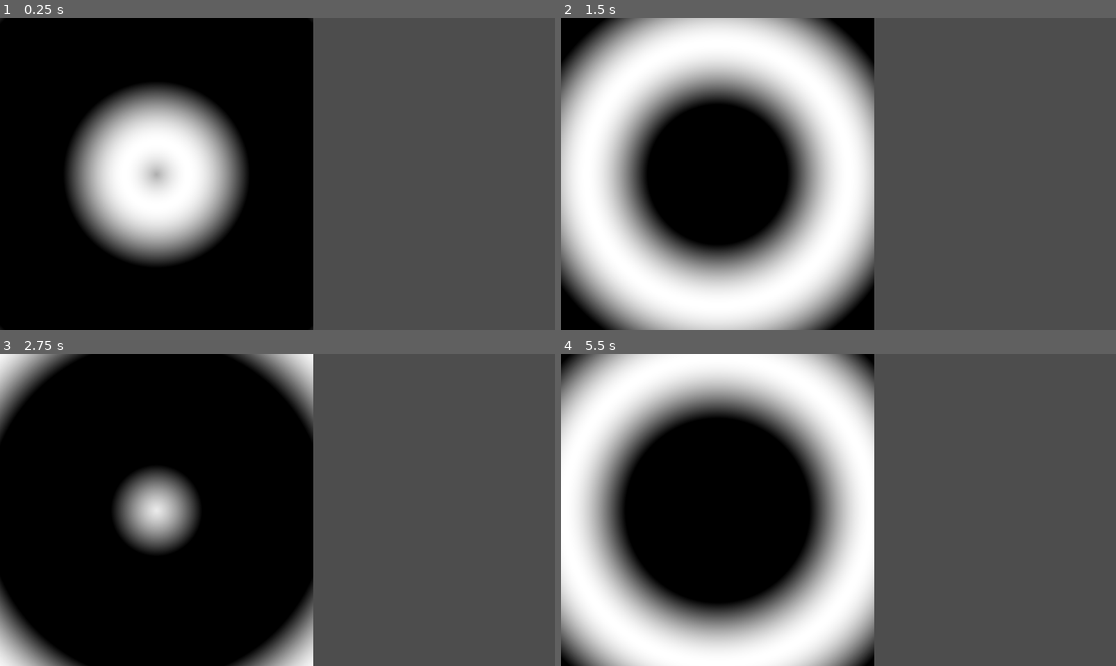
Above: before the commit, frames 1-4 (two rows, left to right).
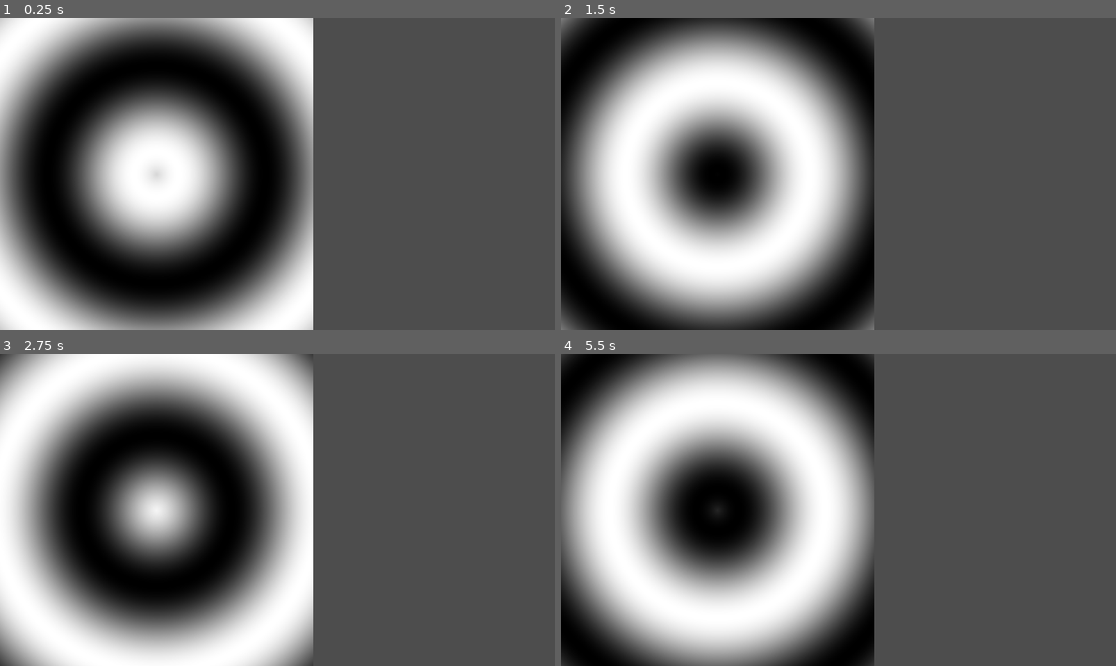
Above: after the commit, the same moments.

Repository: K2mies/Blasma-project
Game: Godot game, scene res://Scenes/Blasma02.tscn
Same seed, same stepped clock (60 frames per second), same inputs: the game is played once before the commit and once after it. This scene is started directly instead of the project's main scene.
Inputs (mouse positions are in pixels of both pictures, inside the frame that each line leads up to):
- Up to frame 1 (0.25 s): no input
- Up to frame 2 (1.5 s): move the mouse to (960, 158) at 0.52 s; move the mouse to (727, 189) at 1.27 s
- Up to frame 3 (2.75 s): move the mouse to (333, 441) at 2.02 s
- Up to frame 4 (5.5 s): move the mouse to (810, 572) at 2.77 s; move the mouse to (1005, 556) at 3.52 s; move the mouse to (672, 463) at 4.27 s; move the mouse to (866, 510) at 5.02 s

The runs differ from the first frame. In frame 1, 36% of the frame differs, in the area x 0-57%, y 0-100%; in frame 2, 51%; in frame 3, 46%; in frame 4, 50%.

Commit message:
succesfully mixed two radial waves also fixed a quirk in the code where * value + value is required

Diff:
--- a/Scenes/Blasma02.tscn
+++ b/Scenes/Blasma02.tscn
@@ -5,7 +5,7 @@
 [sub_resource type="ShaderMaterial" id="ShaderMaterial_wul80"]
 shader = ExtResource("1_b4rxa")
 shader_parameter/uv_scale = 20.0
-shader_parameter/ring_density = 0.4
+shader_parameter/ring_density = 0.57
 shader_parameter/center_offset_x = 10.0
 shader_parameter/center_offset_y = 10.0
 shader_parameter/speed = 3.0
--- a/Scenes/Blasma03.tscn
+++ b/Scenes/Blasma03.tscn
@@ -4,12 +4,12 @@
 
 [sub_resource type="ShaderMaterial" id="ShaderMaterial_lego1"]
 shader = ExtResource("1_6etgm")
-shader_parameter/speed = 4.93
+shader_parameter/speed = 5.0
 shader_parameter/uv_scale = 20.0
-shader_parameter/direction = Vector2(0.75, 0)
-shader_parameter/scale = 5.06
-shader_parameter/value = 0.08
-shader_parameter/ring_density = 0.8
+shader_parameter/direction = Vector2(0.55, 0)
+shader_parameter/scale = 20.0
+shader_parameter/value = 0.1
+shader_parameter/ring_density = 1.37
 shader_parameter/center_offset_x = 10.0
 shader_parameter/center_offset_y = 10.0
 
--- a/Scenes/Blasma04.tscn
+++ b/Scenes/Blasma04.tscn
@@ -2,16 +2,17 @@
 
 [ext_resource type="Script" uid="uid://cyfpuauifa53d" path="res://Scripts/createAndAsignPallete.gd" id="1_cn0le"]
 [ext_resource type="Shader" uid="uid://bdj48utyhb40r" path="res://Shaders/Blasma05.gdshader" id="1_nu611"]
-[ext_resource type="Texture2D" uid="uid://cxtwtyioh8gei" path="res://imgs/rainbow-gradient-2391.png" id="2_cn0le"]
+[ext_resource type="Texture2D" uid="uid://bfr7eayo7i17x" path="res://imgs/lookup.png" id="2_cn0le"]
 
 [sub_resource type="ShaderMaterial" id="ShaderMaterial_s7va6"]
 shader = ExtResource("1_nu611")
 shader_parameter/lut_texture = ExtResource("2_cn0le")
 shader_parameter/uv_scale = 20.0
 shader_parameter/ring_density = 0.4
-shader_parameter/center_offset_x = 10.0
-shader_parameter/center_offset_y = 10.0
+shader_parameter/center_offset_x = 0.0
+shader_parameter/center_offset_y = 0.0
 shader_parameter/speed = 3.0
+shader_parameter/value = 0.5
 
 [node name="Node2D" type="Node2D"]
 metadata/_edit_vertical_guides_ = [-85.0]
--- /dev/null
+++ b/Scenes/Blasma05.tscn
@@ -0,0 +1,21 @@
+[gd_scene load_steps=5 format=4 uid="uid://ncaxon2n6kg7"]
+
+[ext_resource type="Shader" uid="uid://782irrpg8uqn" path="res://Shaders/Blasma07.gdshader" id="1_7vftp"]
+[ext_resource type="Texture2D" uid="uid://bfr7eayo7i17x" path="res://imgs/lookup.png" id="2_5xm4h"]
+[ext_resource type="Script" uid="uid://ckpy5dm41jbvd" path="res://Scripts/createAndAsignPallete01.gd" id="3_5xm4h"]
+
+[sub_resource type="ShaderMaterial" id="ShaderMaterial_1lpj5"]
+shader = ExtResource("1_7vftp")
+shader_parameter/lut_texture = ExtResource("2_5xm4h")
+shader_parameter/wave_params = PackedVector4Array(1, 0, 0, 10, -0.13, -0.24, 8.38, 15, -0.79, 4.02, 5.6, 20)
+shader_parameter/u_time = 0.0
+shader_parameter/u_speed = 1.0
+shader_parameter/u_resolution = Vector2(1024, 768)
+
+[node name="Node2D" type="Node2D"]
+
+[node name="ColorRect" type="ColorRect" parent="."]
+material = SubResource("ShaderMaterial_1lpj5")
+offset_right = 644.0
+offset_bottom = 644.0
+script = ExtResource("3_5xm4h")
--- /dev/null
+++ b/Scenes/Blasma06.tscn
@@ -0,0 +1,22 @@
+[gd_scene load_steps=5 format=4 uid="uid://oquvprwmrwiu"]
+
+[ext_resource type="Shader" uid="uid://c0nhra8y2r28p" path="res://Shaders/Blasma08.gdshader" id="1_15uvw"]
+[ext_resource type="Texture2D" uid="uid://bfr7eayo7i17x" path="res://imgs/lookup.png" id="2_afsk4"]
+[ext_resource type="Script" uid="uid://ckpy5dm41jbvd" path="res://Scripts/createAndAsignPallete01.gd" id="2_i5jr2"]
+
+[sub_resource type="ShaderMaterial" id="ShaderMaterial_afsk4"]
+shader = ExtResource("1_15uvw")
+shader_parameter/lut_texture = ExtResource("2_afsk4")
+shader_parameter/wave_params = PackedVector4Array(0, 0.5, 0, 10, 1, 0.5, 0, 10)
+shader_parameter/u_time = 0.0
+shader_parameter/u_speed = 1.0
+shader_parameter/u_resolution = Vector2(1024, 768)
+shader_parameter/u_value = 0.5
+
+[node name="Node2D" type="Node2D"]
+
+[node name="ColorRect" type="ColorRect" parent="."]
+material = SubResource("ShaderMaterial_afsk4")
+offset_right = 656.0
+offset_bottom = 656.0
+script = ExtResource("2_i5jr2")
--- a/Scripts/createAndAsignPallete.gd
+++ b/Scripts/createAndAsignPallete.gd
@@ -1,4 +1,6 @@
 extends ColorRect
+
+#Program to create a lut texture and asign it to a radial wave
 
 var shader_material: ShaderMaterial = null
 
@@ -22,10 +24,10 @@
 		green_step_rate.append	( ( color_i.g - color_j.g ) / float( max_steps_per_segment ) )
 		blue_step_rate.append	( ( color_i.b - color_j.b ) / float( max_steps_per_segment ) )
 
-	var palette_array: PackedColorArray
+	var palette_array: PackedColorArray = []
 
 	for i in range( num_segments ):
-		var color_start = Color( colors[i].r / 250.0, colors[i].g / 250.0, colors[i].b / 250.0 )
+		var color_start = Color( colors[i].r / 255.0, colors[i].g / 255.0, colors[i].b / 255.0 )
 
 		for step in range( max_steps_per_segment + 1 ):
 			if palette_array.size() >= total_steps:
@@ -45,15 +47,39 @@
 	var width =		palette_array.size()
 	var height =		1
 
-	var image = Image.create( width, height, false, Image.FORMAT_RGBA8 )
-	image.set_data( width, height, false, Image.FORMAT_RGBA8, palette_array.to_byte_array() )
-	var texture = ImageTexture.create_from_image( image )
+	var raw_bytes = PackedByteArray()
+
+	for color in palette_array:
+		# RGBA8 format expects 4 bytes per pixel.
+		# We cast the component float value * 255.0 to an integer byte.
+		raw_bytes.append( int(color.r * 255.0 ) ) # Red (R)
+		raw_bytes.append( int(color.g * 255.0 ) ) # Green (G)
+		raw_bytes.append( int(color.b * 255.0 ) ) # Blue (B)
+		raw_bytes.append( int(color.a * 255.0 ) ) # Alpha (A)
+
+	var final_image = Image.create_from_data(
+		width,
+		height,
+		false, # No mipmaps
+		Image.FORMAT_RGBA8,
+		raw_bytes
+	)
+	#Save the file to dir
+	var file_path = 'res://imgs/lookup.png'
+	var error = final_image.save_png(file_path)
+
+	if error != OK:
+		push_error( "Failed to save LUT image to disk: ", error )
+	else:
+		print( "Successfully saved LUT to: ", file_path )
+
+	var texture = ImageTexture.create_from_image( final_image )
 
 	return texture
 # Called when the node enters the scene tree for the first time.
 func _ready() -> void:
-	shader_material = get_material()
-	if shader_material == null: return
+	shader_material =		get_material()
+	if shader_material ==	null: return
 
 	var input_colors = [
 		{"r": 255,	"g": 0,		"b": 0},		#RED
@@ -63,11 +89,9 @@
 
 	var palette_array =		make_palette( input_colors )
 	var palette_texture =	create_palette_texture( palette_array )
-	shader_material.set_shader_parameter("lut_texture", palette_texture)
+	shader_material.set_shader_parameter( "lut_texture", palette_texture )
 	set_process(true)
 
-
-
 # Called every frame. 'delta' is the elapsed time since the previous frame.
-func _process(delta: float) -> void:
+func _process( delta: float ) -> void:
 	pass
--- /dev/null
+++ b/Scripts/createAndAsignPallete01.gd
@@ -0,0 +1,106 @@
+extends ColorRect
+
+#Program to create a lut texture and asign it to a radial wave
+
+var shader_material: ShaderMaterial = null
+
+func make_palette(colors: Array) -> PackedColorArray:
+	var total_steps:			int = 256
+	var num_segments:		int = colors.size()
+
+	var max_steps_per_segment: int = total_steps / num_segments
+
+	var red_step_rate:		Array = []
+	var green_step_rate:		Array = []
+	var blue_step_rate:		Array = []
+
+	for i in range( num_segments ):
+		var j: int = ( i + 1 ) % num_segments
+
+		var color_i = Color( colors[i].r / 255.0, colors[i].g / 255.0, colors[i].b / 255.0 )
+		var color_j = Color( colors[j].r / 255.0, colors[j].g / 255.0, colors[j].b / 255.0 )
+
+		red_step_rate.append		( ( color_i.r - color_j.r ) / float( max_steps_per_segment ) )
+		green_step_rate.append	( ( color_i.g - color_j.g ) / float( max_steps_per_segment ) )
+		blue_step_rate.append	( ( color_i.b - color_j.b ) / float( max_steps_per_segment ) )
+
+	var palette_array: PackedColorArray = []
+
+	for i in range( num_segments ):
+		var color_start = Color( colors[i].r / 255.0, colors[i].g / 255.0, colors[i].b / 255.0 )
+
+		for step in range( max_steps_per_segment + 1 ):
+			if palette_array.size() >= total_steps:
+				break
+
+			var r = color_start.r - red_step_rate[i] 	* float( step )
+			var g = color_start.g - green_step_rate[i]	* float( step )
+			var b = color_start.b - blue_step_rate[i]	* float( step )
+
+			var final_color = Color(		clamp( r, 0.0, 1.0 ),
+										clamp( g, 0.0, 1.0 ),
+										clamp( b, 0.0, 1.0 ) )
+			palette_array.append( final_color )
+	return palette_array
+
+func create_palette_texture( palette_array: PackedColorArray ) -> Texture2D:
+	var width =		palette_array.size()
+	var height =		1
+
+	var raw_bytes = PackedByteArray()
+
+	for color in palette_array:
+		# RGBA8 format expects 4 bytes per pixel.
+		# We cast the component float value * 255.0 to an integer byte.
+		raw_bytes.append( int(color.r * 255.0 ) ) # Red (R)
+		raw_bytes.append( int(color.g * 255.0 ) ) # Green (G)
+		raw_bytes.append( int(color.b * 255.0 ) ) # Blue (B)
+		raw_bytes.append( int(color.a * 255.0 ) ) # Alpha (A)
+
+	var final_image = Image.create_from_data(
+		width,
+		height,
+		false, # No mipmaps
+		Image.FORMAT_RGBA8,
+		raw_bytes
+	)
+	#Save the file to dir
+	var file_path =		'res://imgs/lookup.png'
+	var error =			final_image.save_png(file_path)
+
+	if error != OK:
+		push_error( "Failed to save LUT image to disk: ", error )
+	else:
+		print( "Successfully saved LUT to: ", file_path )
+
+	var texture = ImageTexture.create_from_image( final_image )
+
+	return texture
+# Called when the node enters the scene tree for the first time.
+func _ready() -> void:
+	shader_material =		get_material()
+	if shader_material ==	null: return
+
+# passes init values to the params_array[3] inside the shader
+#	var wave_params_array = [
+#		Vector4( 1.0, 0.0, 0.0, 10.0 ),	#Params for Wave1
+#		Vector4( 0.0, 1.0, 0.0, 15.0 ),	#Params for Wave2
+#		Vector4( 1.0, 1.0, 0.0, 20.0 )	#Params for Wave3
+#	]
+
+#	shader_material.set_shader_parameter( "wave_params", wave_params_array )
+
+	var input_colors = [
+		{"r": 255,	"g": 0,		"b": 0},		#RED
+		{"r": 0,		"g": 255,	"b": 0},		#GREEN
+		{"r": 0,		"g": 0,		"b": 255}	#BLUE
+	]
+
+	var palette_array =		make_palette( input_colors )
+	var palette_texture =	create_palette_texture( palette_array )
+	shader_material.set_shader_parameter( "lut_texture", palette_texture )
+	set_process(true)
+
+# Called every frame. 'delta' is the elapsed time since the previous frame.
+func _process( delta: float ) -> void:
+	pass
--- a/Shaders/Blasma00.gdshader
+++ b/Shaders/Blasma00.gdshader
@@ -1,5 +1,8 @@
 shader_type canvas_item;
-
+/*
+*	ANTTI EXAMPLE SHADER
+*	shader code provided in the subject by Antti as a starting point
+*/
 //uniform float speed = 1.f;
 uniform float speed = 1.f;
 uniform float amplitude = 1.f;
--- a/Shaders/Blasma02.gdshader
+++ b/Shaders/Blasma02.gdshader
@@ -37,7 +37,7 @@
 	// 4. Apply Math.floor equivalent (creates the hard-edged steps/rings)
     //float stepped_value = floor(gradient);
 
-	return sin( gradient );
+	return ( sin( gradient ) * .5f ) + .5f;
 }
 
 void fragment() {
--- a/Shaders/Blasma03.gdshader
+++ b/Shaders/Blasma03.gdshader
@@ -32,7 +32,7 @@
 	float gradient = 				dot_product * Length + phase;
 	gradient = 						gradient * value + value;
 
-	return sin( gradient );
+	return ( sin( gradient ) * .5f ) + .5f;
 }
 
 float radialWave(
@@ -55,7 +55,7 @@
 	// 3. Apply scaling and phase shift
 	float gradient = 				distance_from_centre * diameter + phase;
 
-	return sin( gradient );
+	return ( sin( gradient ) * .5f) + .5f;
 }
 void fragment() {
 
--- a/Shaders/Blasma04.gdshader
+++ b/Shaders/Blasma04.gdshader
@@ -1,4 +1,8 @@
 shader_type canvas_item;
+/*
+*	LUT TEXTURE TEST
+*	attempt at using a lut texture
+*/
 
 uniform sampler2D lut_texture;
 
--- a/Shaders/Blasma05.gdshader
+++ b/Shaders/Blasma05.gdshader
@@ -1,11 +1,17 @@
 shader_type canvas_item;
+/*
+*	LUT RADIAL SHADER
+*	attempt at adding color from a lookup texture to color a radial wave
+*/
+
 // -------------------------------------------------------------------- uniforms
 uniform sampler2D	lut_texture;
-uniform float 		uv_scale =			20.f;
-uniform float 		ring_density = 		.4f;
-uniform float 		center_offset_x =	10.f; //to center, half uv_scale
-uniform float 		center_offset_y =	10.f; //to center, half uv_scale
-uniform float 		speed =				3.f;
+uniform float 		uv_scale =				20.f;
+uniform float 		ring_density = 			.4f;
+uniform float 		center_offset_x =		0.f;
+uniform float 		center_offset_y =		0.f;
+uniform float 		speed =					3.f;
+uniform float		value =					.5f;
 
 // ------------------------------------------------------------------- functions
 float radialWave(
@@ -18,9 +24,9 @@
 )
 {
 	// 1. Calculate the distance vector (dx, dy)
-	vec2 pos =					vec2( x, y );
-	vec2 centre =				vec2( center_x, center_y );
-	vec2 distance_vector =		pos - centre;
+	vec2 pos =						vec2( x, y );
+	vec2 centre =					vec2( center_x, center_y );
+	vec2 distance_vector =			pos - centre;
 
 	// 2. Calculate the magnitude of the distance vector (Math.sqrt(dx*dx + dy*dy))
 	 float distance_from_centre = length( distance_vector );
@@ -31,31 +37,30 @@
 	// 4. Apply Math.floor equivalent (creates the hard-edged steps/rings)
 	//gradient = floor( gradient );
 
-	return sin( gradient );
+	return ( sin( gradient ) * value)  + value;
 }
 void fragment() {
 	// ------------------------------------------------------------------- variables
 	// 1. Get scaled UV coordinates
-	vec2 uv_scaled = UV * uv_scale; //scale up pattern coordinates
+	vec2 uv_scaled = 		UV * uv_scale; //scale up pattern coordinates
 
 	// 2. Use TIME for animation
-	float current_phase = TIME * speed;
+	float current_phase =	TIME * speed;
 	// -------------------------------------------------------------- function calls
 
-	// 3. Radial function call
 	float sin1 = radialWave(
 		uv_scaled.x,
 		uv_scaled.y,
-		center_offset_x,
-		center_offset_y,
+		uv_scale * 0.5f + center_offset_x,
+		uv_scale * 0.5f + center_offset_y,
 		ring_density,
 		current_phase
 	);
 
 	// -------------------------------------------------------------- texture lookup
-	vec2 position = vec2( sin1, 0.5f );
-	vec4 textured_color = texture( lut_texture, position );
+	vec2 position = 		vec2( sin1, 0.5f );
+	vec4 c =				texture( lut_texture, position );
 
 	// ---------------------------------------------------------------------- output
-	COLOR = clamp( textured_color, 0, 1 );
+	COLOR = clamp( c, 0, 1 );
 }
--- /dev/null
+++ b/Shaders/Blasma06.gdshader
@@ -0,0 +1,86 @@
+shader_type canvas_item;
+/*
+*	MIXED LUT RADIAL SHADER
+*	attempt at mixing two lut radial waves together
+*/
+
+// -------------------------------------------------------------------- uniforms
+uniform sampler2D	lut_texture;
+uniform float 		uv_scale =				20.f;
+uniform float 		ring_density = 			.4f;
+uniform float 		a_center_offset_x =		-0.5f;
+uniform float 		a_center_offset_y =		0.f;
+uniform float 		b_center_offset_x =		0.5f;
+uniform float 		b_center_offset_y =		0.f;
+uniform float 		speed =					3.f;
+
+// ------------------------------------------------------------------- functions
+float radialWave(
+	float x,
+	float y,
+	float center_x,
+	float center_y,
+	float diameter,
+	float phase
+)
+{
+	// 1. Calculate the distance vector (dx, dy)
+	vec2 pos =						vec2( x, y );
+	vec2 centre =					vec2( center_x, center_y );
+	vec2 distance_vector =			pos - centre;
+
+	// 2. Calculate the magnitude of the distance vector (Math.sqrt(dx*dx + dy*dy))
+	 float distance_from_centre = length( distance_vector );
+
+	// 3. Apply scaling and phase shift
+	float gradient = distance_from_centre * diameter + phase;
+
+	// 4. Apply Math.floor equivalent (creates the hard-edged steps/rings)
+	//gradient = floor( gradient );
+
+	return sin( gradient );
+}
+
+void fragment() {
+	// ------------------------------------------------------------------- variables
+	// 1. Get scaled UV coordinates
+	vec2 uv_scaled = 		UV * uv_scale; //scale up pattern coordinates
+
+	// 2. Use TIME for animation
+	float current_phase =	TIME * speed;
+	// -------------------------------------------------------------- function calls
+
+	float sin1 = radialWave(
+		uv_scaled.x,
+		uv_scaled.y,
+		uv_scale * 0.5f + a_center_offset_x,
+		uv_scale * 0.5f + a_center_offset_y,
+		ring_density,
+		current_phase
+	);
+
+		float sin2 = radialWave(
+		uv_scaled.x,
+		uv_scaled.y,
+		uv_scale * 0.5f + b_center_offset_x,
+		uv_scale * 0.5f + b_center_offset_y,
+		ring_density,
+		current_phase
+	);
+
+	// -------------------------------------------------------------- texture lookup
+	sin1 *= 0.9f;
+	sin2 *= 0.9f;
+	vec2 position_a = 		vec2( sin1, 0.5f );
+	vec2 position_b = 		vec2( sin2, 0.5f );
+	vec4 c1 =				texture( lut_texture, position_a );
+	vec4 c2 =				texture( lut_texture, position_b );
+
+	// ------------------------------------------------------------------- mix waves
+	//vec4 c = c1 + c2;
+	//vec4 c = c1 / c2;
+	vec4 c = mix(c1, c2, 0.5);
+
+	// ---------------------------------------------------------------------- output
+	COLOR = clamp( c, 0, 1 );
+}
--- /dev/null
+++ b/Shaders/Blasma07.gdshader
@@ -0,0 +1,55 @@
+shader_type canvas_item;
+/*
+*	MIXED LUT RADIAL SHADER
+*	attempt at mixing three lut radial waves together
+*/
+
+// -------------------------------------------------------------------- uniforms
+uniform sampler2D	lut_texture;
+uniform vec4		wave_params[3];
+
+uniform float		u_time = 0.f;
+uniform float		u_speed = 1.0f;
+uniform vec2		u_resolution = vec2( 1024.f, 768.f);
+
+
+// ------------------------------------------------------------------- functions
+float smoothWave( vec2 coord, float vx, float vy, float phase, float length_scale ){
+	vec2 direction = vec2( vx, vy );
+	direction = normalize( direction );
+
+	float dot_product = dot( direction, coord );
+	float input_value = dot_product * length_scale + phase;
+
+	return ( sin( input_value ) * .5f ) + .5f;
+}
+
+void fragment() {
+	//fake enum values
+	int wave1 = 0;
+	int wave2 = 1;
+	int wave3 = 2;
+
+	vec2 st = UV * 1.f;
+
+	float s = 0.f;
+
+	float max_functions = 3.f;
+
+	vec4 p1 = wave_params[wave1];
+	s += smoothWave( st, p1.x, p1.y, p1.z + TIME * u_speed, p1.w );
+
+	vec4 p2 = wave_params[wave2];
+	s += smoothWave( st, p2.x, p2.y, p2.z + TIME * u_speed, p2.w );
+
+	vec4 p3 = wave_params[wave3];
+	s += smoothWave( st, p3.x, p3.y, p3.z + TIME * u_speed, p3.w );
+
+	s /= max_functions;
+
+	// ------------------------------------------------------------------------- lut
+	vec4 final_color = texture( lut_texture, vec2( s, 0.5 ) );
+
+	// ---------------------------------------------------------------------- output
+	COLOR = clamp( final_color, 0, 1 );
+}
--- /dev/null
+++ b/Shaders/Blasma08.gdshader
@@ -0,0 +1,96 @@
+shader_type canvas_item;
+/*
+*	MIXED LUT RADIAL SHADER
+*	attempt at mixing two lut radial waves together
+*/
+
+// -------------------------------------------------------------------- uniforms
+uniform sampler2D	lut_texture;
+uniform vec4		wave_params[2];
+uniform float		u_time = 0.f;
+uniform float		u_speed = 1.0f;
+uniform vec2		u_resolution = vec2( 1024.f, 768.f);
+uniform float		u_value = .5f;
+
+// ------------------------------------------------------------------- functions
+float smoothWave(	vec2 coord,
+					float vx,
+					float vy,
+					float phase,
+					float length_scale
+)
+{
+	vec2 direction = vec2( vx, vy );
+	direction = normalize( direction );
+
+	float dot_product = dot( direction, coord );
+	float input_value = dot_product * length_scale + phase;
+
+	return ( sin( input_value ) * u_value ) + u_value;
+}
+
+float radialWave(
+					vec2 coord,
+					float center_x,
+					float center_y,
+					float phase,
+					float length_scale
+)
+{
+	// 1. Calculate the distance vector (dx, dy)
+	vec2 pos =						coord;
+	vec2 centre =					vec2( center_x, center_y );
+	vec2 distance_vector =			pos - centre;
+
+	// 2. Calculate the magnitude of the distance vector (Math.sqrt(dx*dx + dy*dy))
+	 float distance_from_centre = length( distance_vector );
+
+	// 3. Apply scaling and phase shift
+	float gradient = distance_from_centre * length_scale + phase;
+
+	// 4. Apply Math.floor equivalent (creates the hard-edged steps/rings)
+	//gradient = floor( gradient );
+
+	return ( sin( gradient ) * u_value ) + u_value;
+}
+
+void fragment() {
+	// ----------------------------------------------------------------------- enums
+	int WAVE_A = 0;
+	int WAVE_B = 1;
+	int WAVE_C = 2;
+
+	// ------------------------------------------------------------------- variables
+	vec2 st = UV * 1.f;
+	float s = 0.f;
+
+	// ---------------------------------------------------------------- radial waves
+	float max_functions = 2.f;
+	vec4 p1 = wave_params[WAVE_A];
+	s += radialWave( st, p1.x, p1.y, p1.z + TIME * u_speed, p1.w );
+
+	vec4 p2 = wave_params[WAVE_B];
+	s += radialWave( st, p2.x, p2.y, p2.z + TIME * u_speed, p2.w );
+
+//	vec4 p3 = wave_params[WAVE_C];
+//	s += radialWave( st, p3.x, p3.y, p3.z + TIME * u_speed, p3.w );
+
+	// ---------------------------------------------------------------- smooth waves
+//	vec4 p1 = wave_params[WAVE_A];
+//	s += smoothWave( st, p1.x, p1.y, p1.z + TIME * u_speed, p1.w );
+
+//	vec4 p2 = wave_params[WAVE_B];
+//	s += smoothWave( st, p2.x, p2.y, p2.z + TIME * u_speed, p2.w );
+
+//	vec4 p3 = wave_params[WAVE_C];
+//	s += smoothWave( st, p3.x, p3.y, p3.z + TIME * u_speed, p3.w );
+
+	s /= max_functions; //not exactly sure why this is needed but it seems to make a difference.
+	// my guess would be because it creates a fractional value from those that have been added together.
+
+	// ------------------------------------------------------------------------- lut
+	vec4 final_color = texture( lut_texture, vec2( s, 0.5 ) );
+
+	// ---------------------------------------------------------------------- output
+	COLOR = clamp( final_color, 0, 1 );
+}
Not shown, added: Scripts/createAndAsignPallete01.gd.uid
Not shown, added: Shaders/Blasma06.gdshader.uid
Not shown, added: Shaders/Blasma07.gdshader.uid
Not shown, added: Shaders/Blasma08.gdshader.uid
Binary file added: imgs/lookup.png
Not shown, added: imgs/lookup.png.import
